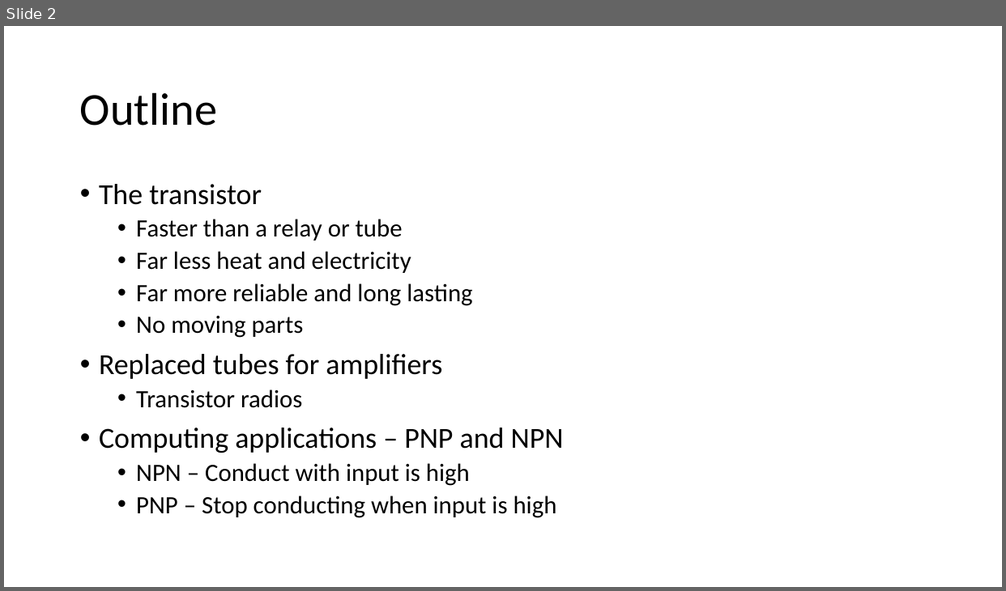
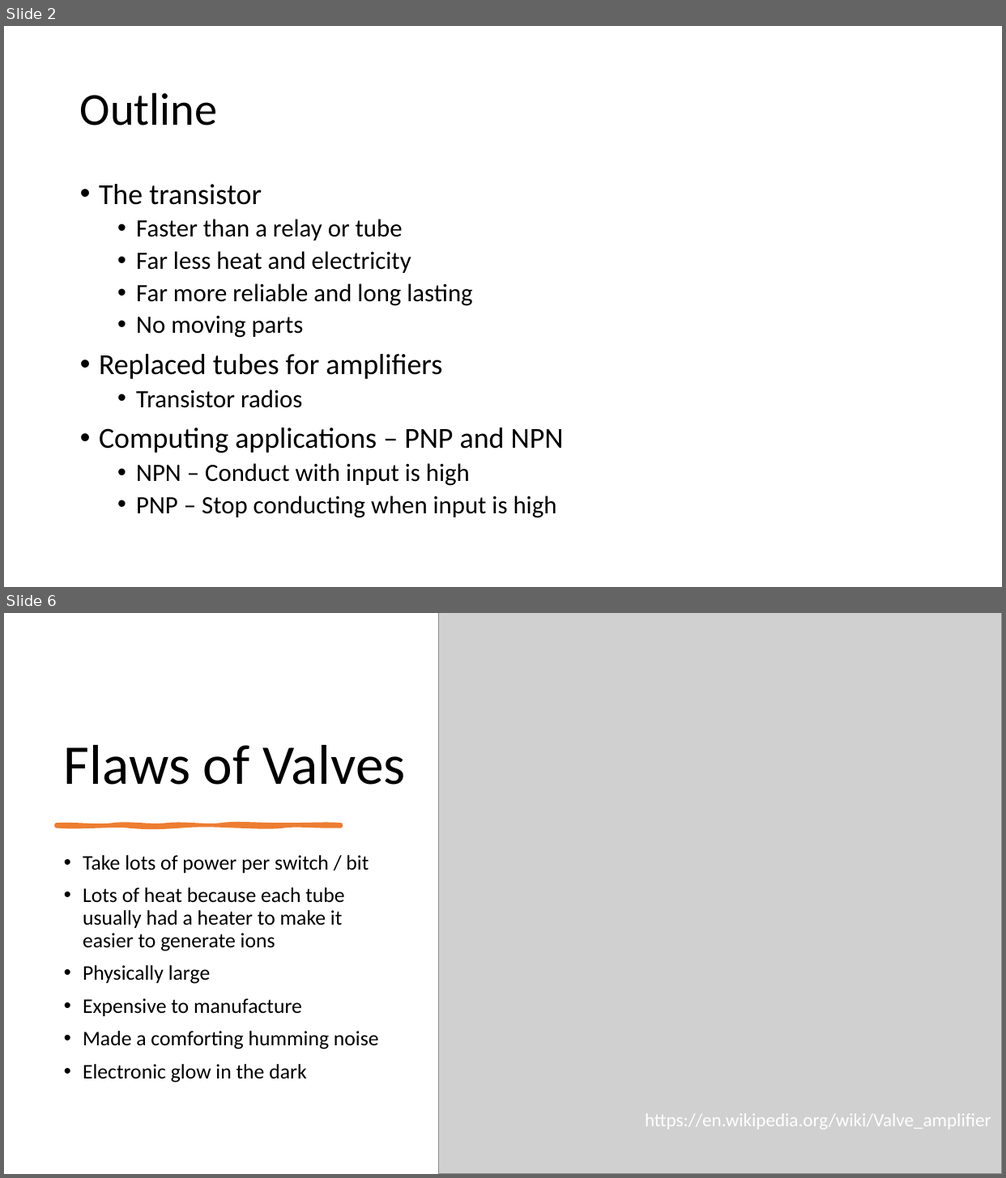
Before and after one commit to csev/ca4e, a slide deck: lectures/02-SolidState.pptx. Shown one above the other, each under a label of ours: slide 2 before the commit, slides 2 and 6 after it; the slides between them are not shown. The pictures are 1006x591 and 1006x1178 pixels, drawn with LibreOffice and Linux fonts; fonts in the diff are those of the drawing; grey boxes stand for pictures. Boxes give left, top, right and bottom in pixels: in the first picture for what was removed or moved away, otherwise in the second. Text is boxed around its words. In the diff, an @@ line names an element or a change of style, - is before the commit and + after.

```diff
--- a/lectures/02-SolidState.pptx
+++ b/lectures/02-SolidState.pptx
@@ slide 6 added at bbox=[4, 613, 1002, 1174], background #FFFFFF @@
@@ picture added at bbox=[439, 613, 1002, 1174] @@
@@ title added at bbox=[64, 745, 406, 785], 54 pt, text #000000 @@
+Flaws of Valves
@@ freeform shape added at bbox=[57, 825, 341, 826], fill #ED7D31, outline #ED7D31 3.5 pt @@
@@ text added at bbox=[83, 855, 379, 1083], 20 pt, text #000000 @@
+• Take lots of power per switch / bit
+• Lots of heat because each tube usually had a heater to make it easier to generate ions
+• Physically large
+• Expensive to manufacture
+• Made a comforting humming noise
+• Electronic glow in the dark
@@ text added at bbox=[645, 1114, 991, 1130], 18 pt, text #FFFFFF @@
+https://en.wikipedia.org/wiki/Valve_amplifier
```
Also in this commit, not shown: 3 other slides added, 6 other files.
